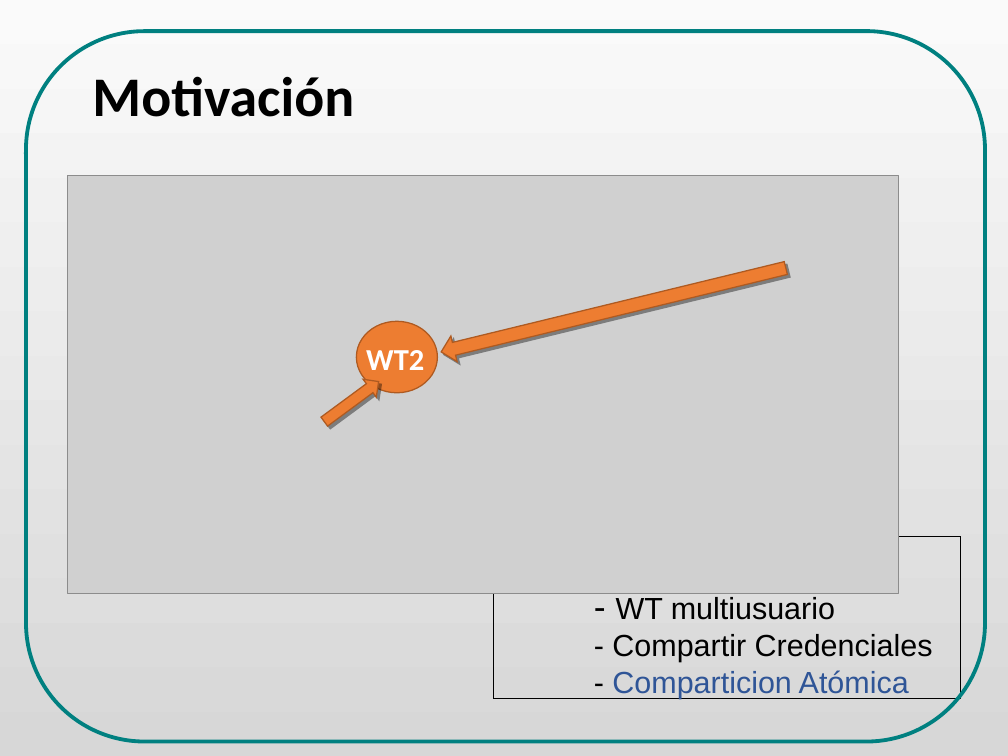
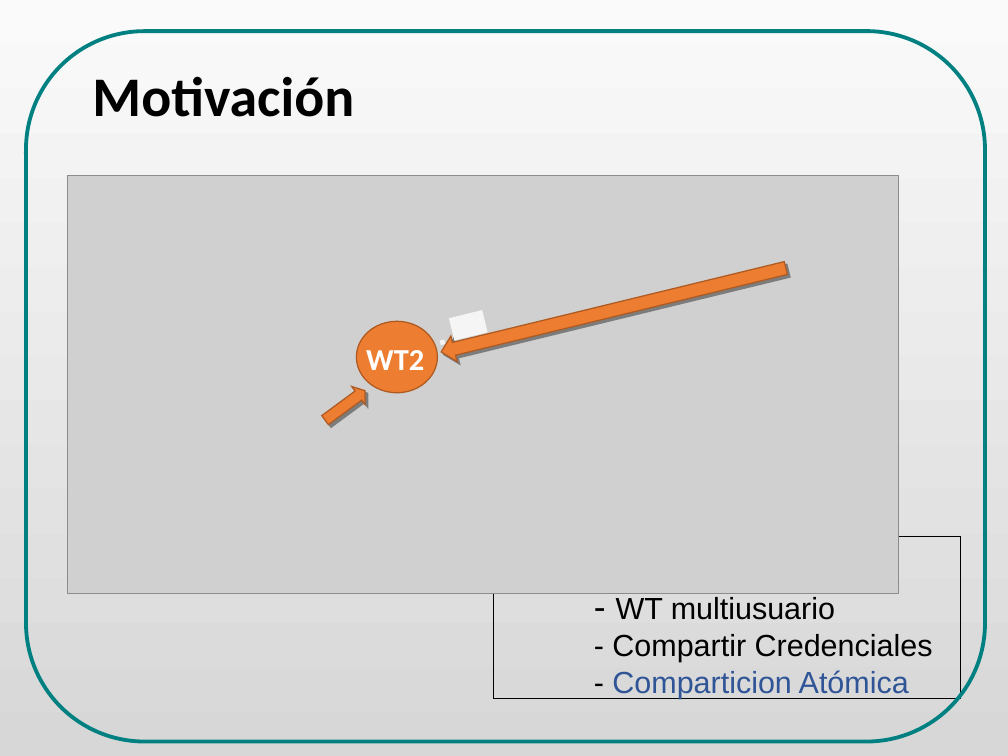
Before and after one commit to danielsalgadop/sac, a slide deck: slide 5 of docs/presentation/social_access_controller_ODP_final.odp. Drawn at 1008x756 pixels with LibreOffice and Linux fonts; fonts in the diff are those of the drawing; grey boxes stand for pictures. Boxes give left, top, right and bottom in pixels: in the first picture for what was removed or moved away, otherwise in the second. Text is boxed around its words. In the diff, an @@ line names an element or a change of style, - is before the commit and + after.

```diff
--- a/docs/presentation/social_access_controller_ODP_final.odp
+++ b/docs/presentation/social_access_controller_ODP_final.odp
@@ freeform shape added at [449, 310, 488, 340], fill #F5F5F5 @@
@@ freeform shape added at [439, 340, 445, 345], fill #F5F5F5 @@
@@ freeform shape: place and size @@
-freeform shape at [318, 373, 386, 430]
+freeform shape at [318, 382, 372, 430]
```
Also in this commit, not shown: 5 other slides changed, 1 other file.
